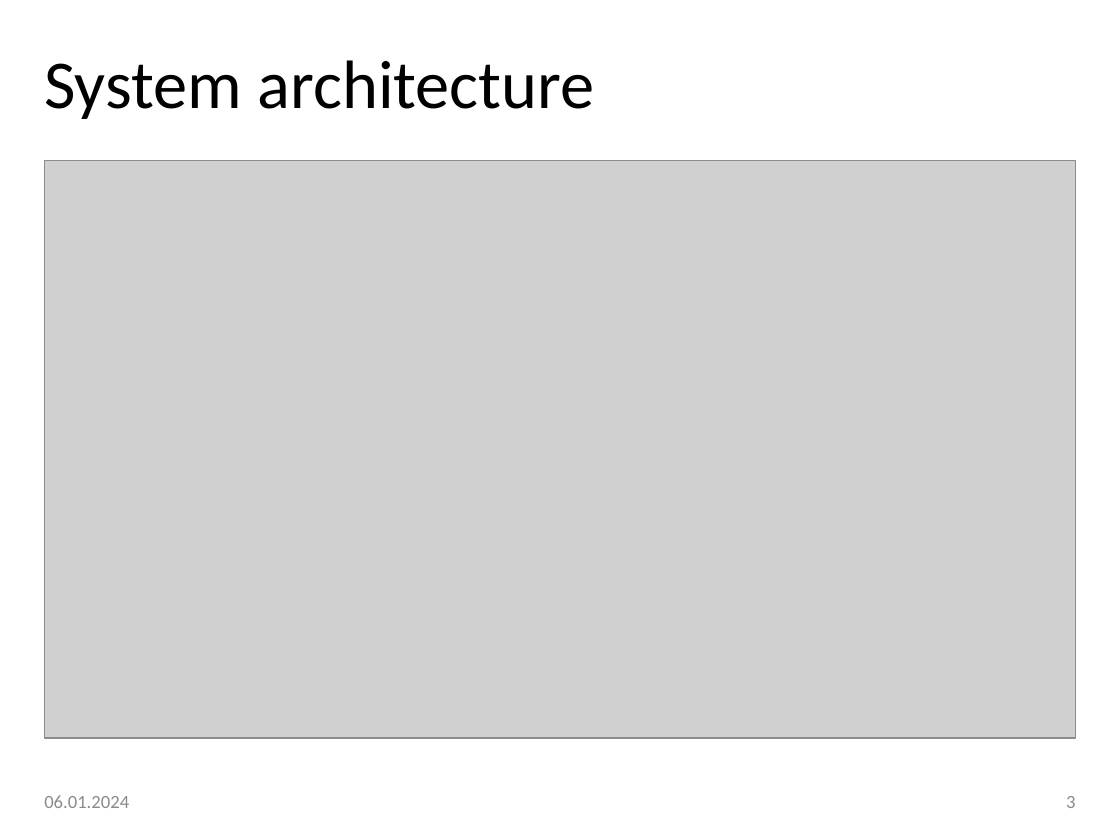
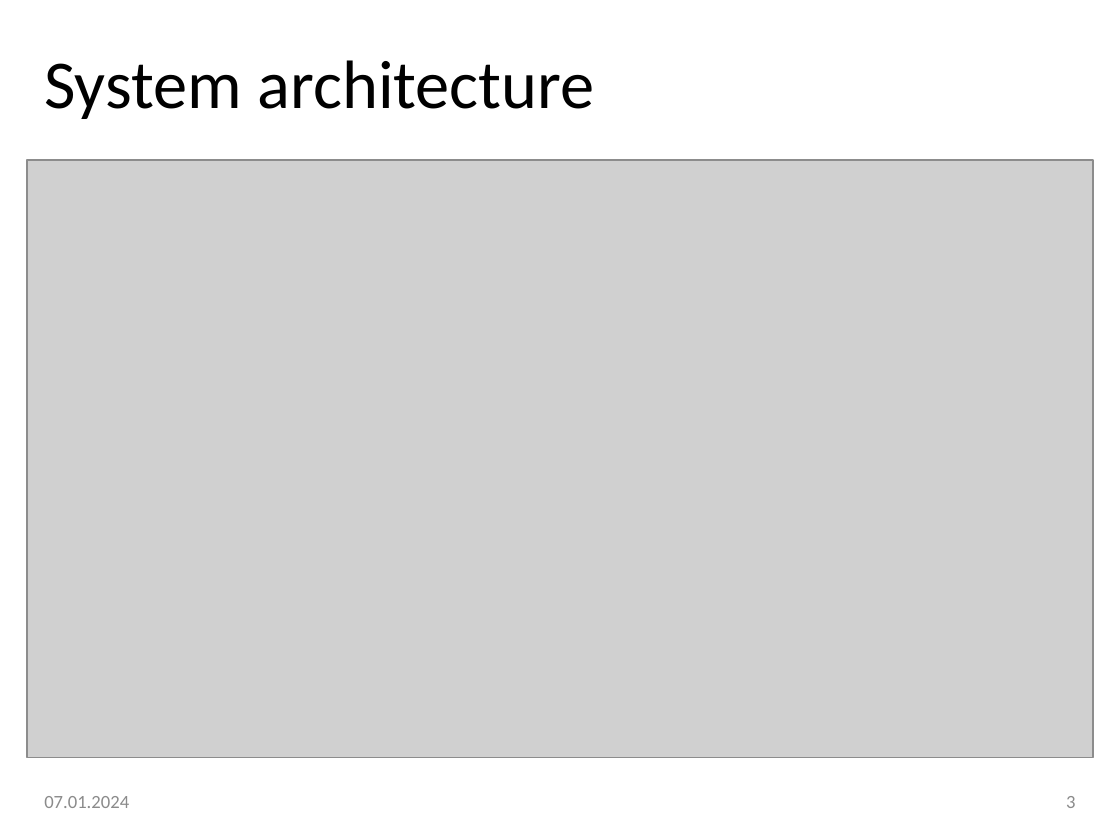
Before and after one commit to JakubSmid/cubesat-radio, a slide deck: slide 3 of presentation.pptx. Drawn at 1120x840 pixels with LibreOffice and Linux fonts; fonts in the diff are those of the drawing; grey boxes stand for pictures; background and template pictures are left out. Boxes give left, top, right and bottom in pixels: in the first picture for what was removed or moved away, otherwise in the second. Text is boxed around its words. In the diff, an @@ line names an element or a change of style, - is before the commit and + after.

```diff
--- a/presentation.pptx
+++ b/presentation.pptx
@@ picture: place and size @@
-picture at (45,160,1076,738)
+picture at (27,160,1093,757)
@@ text at (44,796,129,808): text changed @@
-06.01.2024
+07.01.2024
```
Also in this commit, not shown: 5 other slides changed, 1 slide added, 1 slide removed.
